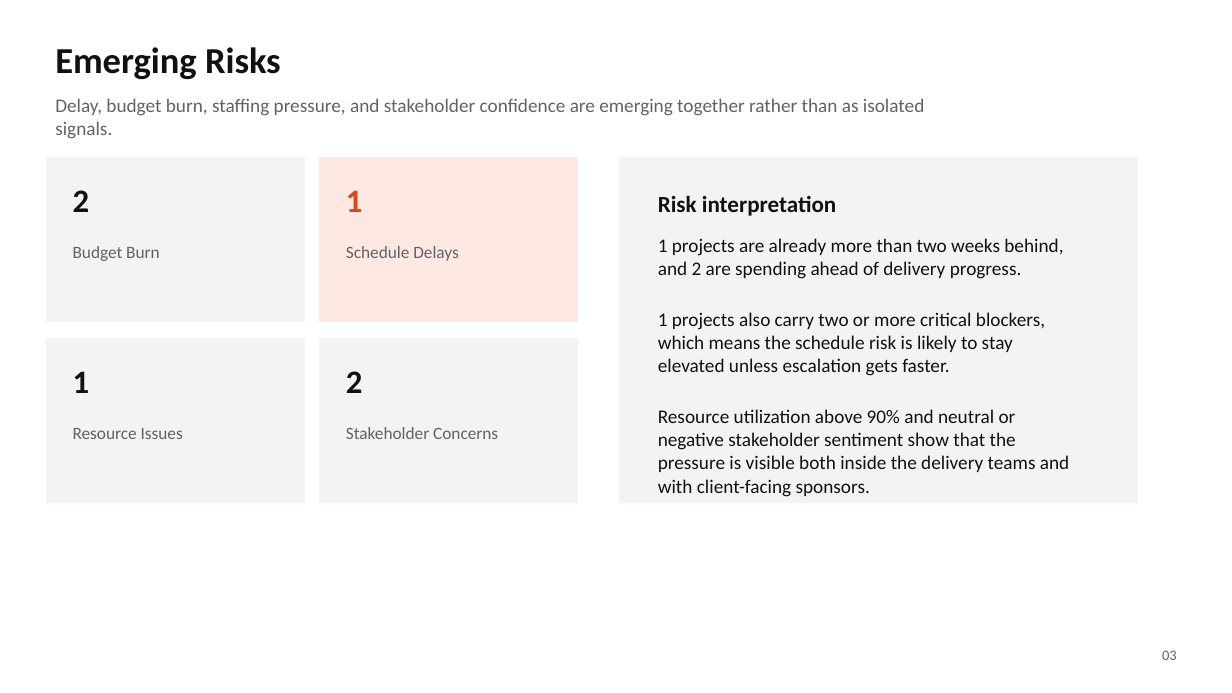
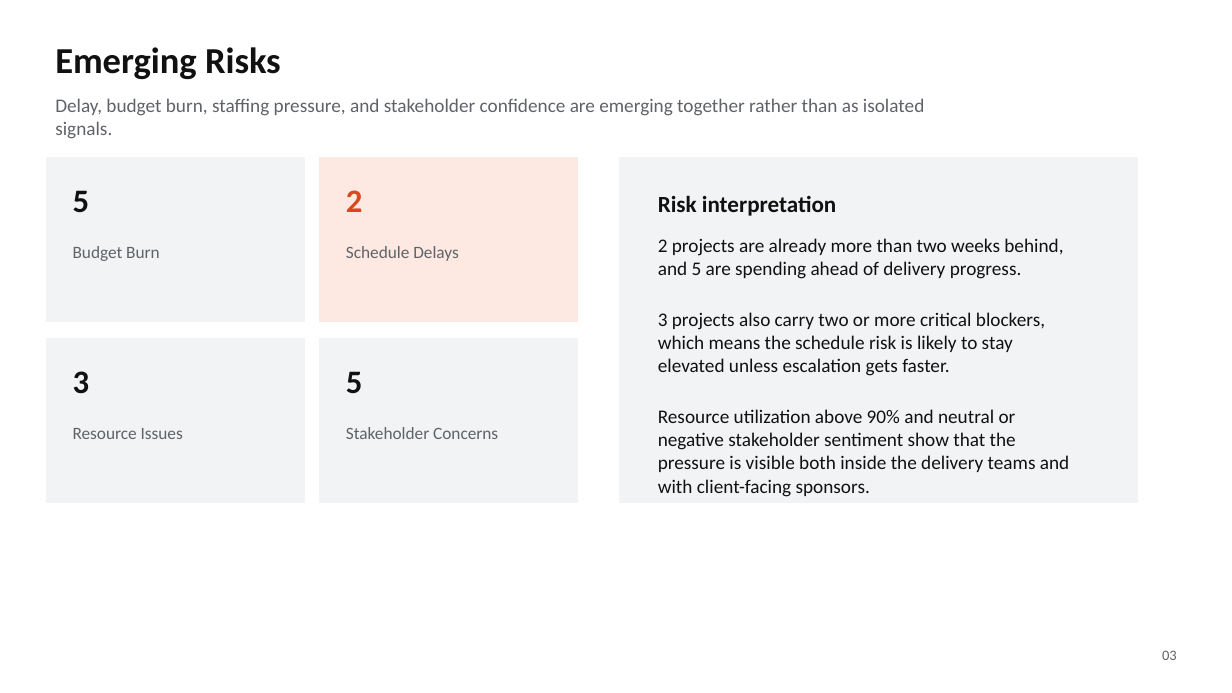
Before and after one commit to Rajibpanda01/Project-Health-Reporting-Agent, a slide deck: slide 3 of deliverables/monthly_executive_deck.pptx. Drawn at 1232x693 pixels with LibreOffice and Linux fonts; fonts in the diff are those of the drawing. Boxes give left, top, right and bottom in pixels: in the first picture for what was removed or moved away, otherwise in the second. Text is boxed around its words. In the diff, an @@ line names an element or a change of style, - is before the commit and + after.

```diff
--- a/deliverables/monthly_executive_deck.pptx
+++ b/deliverables/monthly_executive_deck.pptx
@@ text at [73,190,90,213]: text changed @@
-2
+5
@@ text at [346,190,363,212]: text changed @@
-1
+2
@@ text at [658,238,1063,376]: text changed @@
-1 projects are already more than two weeks behind, and 2 are spending ahead of delivery progress.
-1 projects also carry two or more critical blockers, which means the schedule risk is likely to stay elevated unless escalation gets faster.
+2 projects are already more than two weeks behind, and 5 are spending ahead of delivery progress.
+3 projects also carry two or more critical blockers, which means the schedule risk is likely to stay elevated unless escalation gets faster.
@@ text at [73,371,90,394]: text changed @@
-1
+3
@@ text at [346,371,363,394]: text changed @@
-2
+5
```
Also in this commit, not shown: 4 other slides changed, 17 other files.
